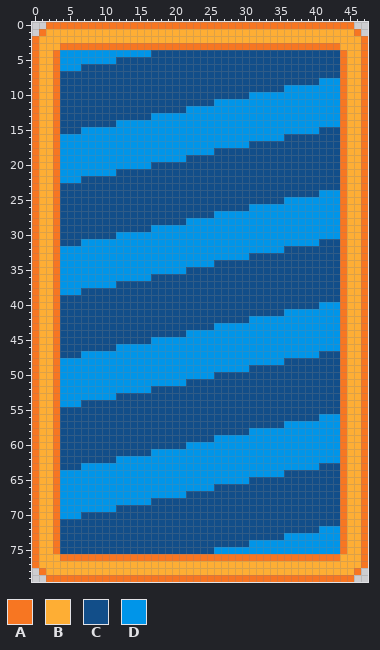
Edited in one commit: sprite sheet (res/img/card-frame.png). The picture above was drawn from the file before the commit.
The file is 96x160 pixels, drawn in blocks of 2x2; one block is one cell here.
Palette (. is transparent): A #f77622  B #feae34  C #124e89  D #0095e9
Pixels before, first column x 0:
 0 ..AAAAAAAAAAAAAAAAAAAAAAAAAAAAAAAAAAAAAAAAAAAA..
 1 .ABBBBBBBBBBBBBBBBBBBBBBBBBBBBBBBBBBBBBBBBBBBBA.
 2 ABBBBBBBBBBBBBBBBBBBBBBBBBBBBBBBBBBBBBBBBBBBBBBA
 3 ABBBAAAAAAAAAAAAAAAAAAAAAAAAAAAAAAAAAAAAAAAABBBA
 4 ABBADDDDDDDDDDDDDCCCCCCCCCCCCCCCCCCCCCCCCCCCABBA
 5 ABBADDDDDDDDCCCCCCCCCCCCCCCCCCCCCCCCCCCCCCCCABBA
 6 ABBADDDCCCCCCCCCCCCCCCCCCCCCCCCCCCCCCCCCCCCCABBA
 7 ABBACCCCCCCCCCCCCCCCCCCCCCCCCCCCCCCCCCCCCCCCABBA
 8 ABBACCCCCCCCCCCCCCCCCCCCCCCCCCCCCCCCCCCCCDDDABBA
 9 ABBACCCCCCCCCCCCCCCCCCCCCCCCCCCCCCCCDDDDDDDDABBA
10 ABBACCCCCCCCCCCCCCCCCCCCCCCCCCCDDDDDDDDDDDDDABBA
11 ABBACCCCCCCCCCCCCCCCCCCCCCDDDDDDDDDDDDDDDDDDABBA
12 ABBACCCCCCCCCCCCCCCCCCDDDDDDDDDDDDDDDDDDDDDDABBA
13 ABBACCCCCCCCCCCCCDDDDDDDDDDDDDDDDDDDDDDDDDDDABBA
14 ABBACCCCCCCCDDDDDDDDDDDDDDDDDDDDDDDDDDDDDDDDABBA
15 ABBACCCDDDDDDDDDDDDDDDDDDDDDDDDDDDDDDDDDDCCCABBA
16 ABBADDDDDDDDDDDDDDDDDDDDDDDDDDDDDDDDCCCCCCCCABBA
17 ABBADDDDDDDDDDDDDDDDDDDDDDDDDDDCCCCCCCCCCCCCABBA
18 ABBADDDDDDDDDDDDDDDDDDDDDDCCCCCCCCCCCCCCCCCCABBA
19 ABBADDDDDDDDDDDDDDDDDDCCCCCCCCCCCCCCCCCCCCCCABBA
20 ABBADDDDDDDDDDDDDCCCCCCCCCCCCCCCCCCCCCCCCCCCABBA
21 ABBADDDDDDDDCCCCCCCCCCCCCCCCCCCCCCCCCCCCCCCCABBA
22 ABBADDDCCCCCCCCCCCCCCCCCCCCCCCCCCCCCCCCCCCCCABBA
23 ABBACCCCCCCCCCCCCCCCCCCCCCCCCCCCCCCCCCCCCCCCABBA
24 ABBACCCCCCCCCCCCCCCCCCCCCCCCCCCCCCCCCCCCCDDDABBA
25 ABBACCCCCCCCCCCCCCCCCCCCCCCCCCCCCCCCDDDDDDDDABBA
26 ABBACCCCCCCCCCCCCCCCCCCCCCCCCCCDDDDDDDDDDDDDABBA
27 ABBACCCCCCCCCCCCCCCCCCCCCCDDDDDDDDDDDDDDDDDDABBA
28 ABBACCCCCCCCCCCCCCCCCCDDDDDDDDDDDDDDDDDDDDDDABBA
29 ABBACCCCCCCCCCCCCDDDDDDDDDDDDDDDDDDDDDDDDDDDABBA
30 ABBACCCCCCCCDDDDDDDDDDDDDDDDDDDDDDDDDDDDDDDDABBA
31 ABBACCCDDDDDDDDDDDDDDDDDDDDDDDDDDDDDDDDDDCCCABBA
32 ABBADDDDDDDDDDDDDDDDDDDDDDDDDDDDDDDDCCCCCCCCABBA
33 ABBADDDDDDDDDDDDDDDDDDDDDDDDDDDCCCCCCCCCCCCCABBA
34 ABBADDDDDDDDDDDDDDDDDDDDDDCCCCCCCCCCCCCCCCCCABBA
35 ABBADDDDDDDDDDDDDDDDDDCCCCCCCCCCCCCCCCCCCCCCABBA
36 ABBADDDDDDDDDDDDDCCCCCCCCCCCCCCCCCCCCCCCCCCCABBA
37 ABBADDDDDDDDCCCCCCCCCCCCCCCCCCCCCCCCCCCCCCCCABBA
38 ABBADDDCCCCCCCCCCCCCCCCCCCCCCCCCCCCCCCCCCCCCABBA
39 ABBACCCCCCCCCCCCCCCCCCCCCCCCCCCCCCCCCCCCCCCCABBA
40 ABBACCCCCCCCCCCCCCCCCCCCCCCCCCCCCCCCCCCCCDDDABBA
41 ABBACCCCCCCCCCCCCCCCCCCCCCCCCCCCCCCCDDDDDDDDABBA
42 ABBACCCCCCCCCCCCCCCCCCCCCCCCCCCDDDDDDDDDDDDDABBA
43 ABBACCCCCCCCCCCCCCCCCCCCCCDDDDDDDDDDDDDDDDDDABBA
44 ABBACCCCCCCCCCCCCCCCCCDDDDDDDDDDDDDDDDDDDDDDABBA
45 ABBACCCCCCCCCCCCCDDDDDDDDDDDDDDDDDDDDDDDDDDDABBA
46 ABBACCCCCCCCDDDDDDDDDDDDDDDDDDDDDDDDDDDDDDDDABBA
47 ABBACCCDDDDDDDDDDDDDDDDDDDDDDDDDDDDDDDDDDCCCABBA
48 ABBADDDDDDDDDDDDDDDDDDDDDDDDDDDDDDDDCCCCCCCCABBA
49 ABBADDDDDDDDDDDDDDDDDDDDDDDDDDDCCCCCCCCCCCCCABBA
50 ABBADDDDDDDDDDDDDDDDDDDDDDCCCCCCCCCCCCCCCCCCABBA
51 ABBADDDDDDDDDDDDDDDDDDCCCCCCCCCCCCCCCCCCCCCCABBA
52 ABBADDDDDDDDDDDDDCCCCCCCCCCCCCCCCCCCCCCCCCCCABBA
53 ABBADDDDDDDDCCCCCCCCCCCCCCCCCCCCCCCCCCCCCCCCABBA
54 ABBADDDCCCCCCCCCCCCCCCCCCCCCCCCCCCCCCCCCCCCCABBA
55 ABBACCCCCCCCCCCCCCCCCCCCCCCCCCCCCCCCCCCCCCCCABBA
56 ABBACCCCCCCCCCCCCCCCCCCCCCCCCCCCCCCCCCCCCDDDABBA
57 ABBACCCCCCCCCCCCCCCCCCCCCCCCCCCCCCCCDDDDDDDDABBA
58 ABBACCCCCCCCCCCCCCCCCCCCCCCCCCCDDDDDDDDDDDDDABBA
59 ABBACCCCCCCCCCCCCCCCCCCCCCDDDDDDDDDDDDDDDDDDABBA
60 ABBACCCCCCCCCCCCCCCCCCDDDDDDDDDDDDDDDDDDDDDDABBA
61 ABBACCCCCCCCCCCCCDDDDDDDDDDDDDDDDDDDDDDDDDDDABBA
62 ABBACCCCCCCCDDDDDDDDDDDDDDDDDDDDDDDDDDDDDDDDABBA
63 ABBACCCDDDDDDDDDDDDDDDDDDDDDDDDDDDDDDDDDDCCCABBA
64 ABBADDDDDDDDDDDDDDDDDDDDDDDDDDDDDDDDCCCCCCCCABBA
65 ABBADDDDDDDDDDDDDDDDDDDDDDDDDDDCCCCCCCCCCCCCABBA
66 ABBADDDDDDDDDDDDDDDDDDDDDDCCCCCCCCCCCCCCCCCCABBA
67 ABBADDDDDDDDDDDDDDDDDDCCCCCCCCCCCCCCCCCCCCCCABBA
68 ABBADDDDDDDDDDDDDCCCCCCCCCCCCCCCCCCCCCCCCCCCABBA
69 ABBADDDDDDDDCCCCCCCCCCCCCCCCCCCCCCCCCCCCCCCCABBA
70 ABBADDDCCCCCCCCCCCCCCCCCCCCCCCCCCCCCCCCCCCCCABBA
71 ABBACCCCCCCCCCCCCCCCCCCCCCCCCCCCCCCCCCCCCCCCABBA
72 ABBACCCCCCCCCCCCCCCCCCCCCCCCCCCCCCCCCCCCCDDDABBA
73 ABBACCCCCCCCCCCCCCCCCCCCCCCCCCCCCCCCDDDDDDDDABBA
74 ABBACCCCCCCCCCCCCCCCCCCCCCCCCCCDDDDDDDDDDDDDABBA
75 ABBACCCCCCCCCCCCCCCCCCCCCCDDDDDDDDDDDDDDDDDDABBA
76 ABBBAAAAAAAAAAAAAAAAAAAAAAAAAAAAAAAAAAAAAAAABBBA
77 ABBBBBBBBBBBBBBBBBBBBBBBBBBBBBBBBBBBBBBBBBBBBBBA
78 .ABBBBBBBBBBBBBBBBBBBBBBBBBBBBBBBBBBBBBBBBBBBBA.
79 ..AAAAAAAAAAAAAAAAAAAAAAAAAAAAAAAAAAAAAAAAAAAA..
After:
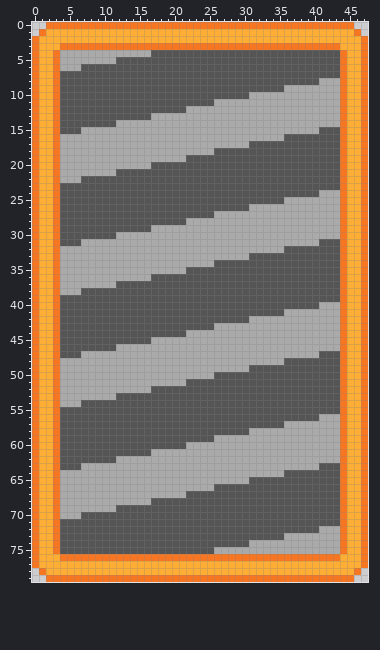
From the commit log: Card backgrounds are tintable and can be configured from data instead of code
Difference:
{"colour":"C","old":"#124e89","new":"#555555"}
{"colour":"D","old":"#0095e9","new":"#aaaaaa"}
{"label":"changed","picture_box":[60,50,340,554]}
